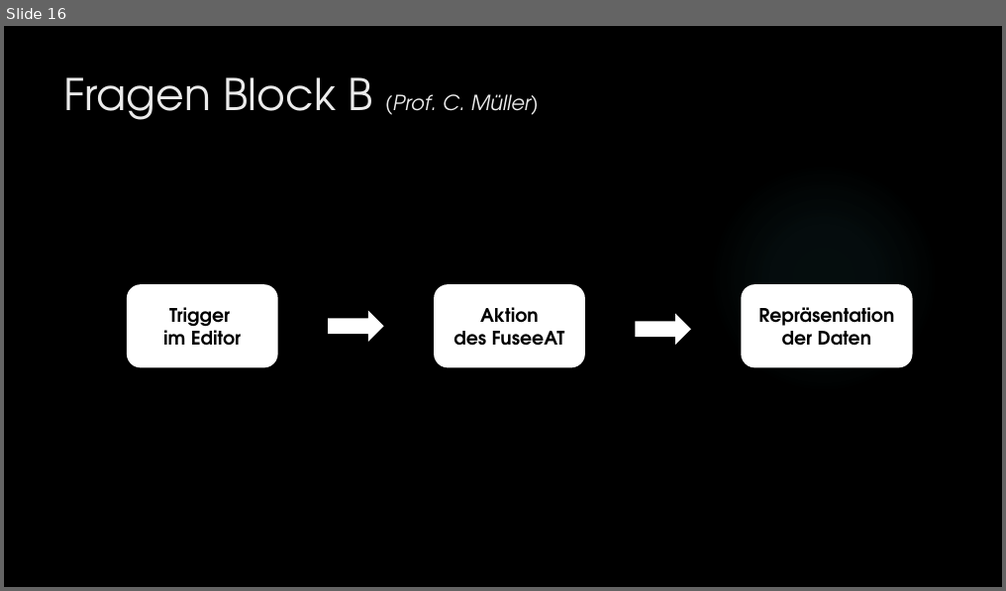
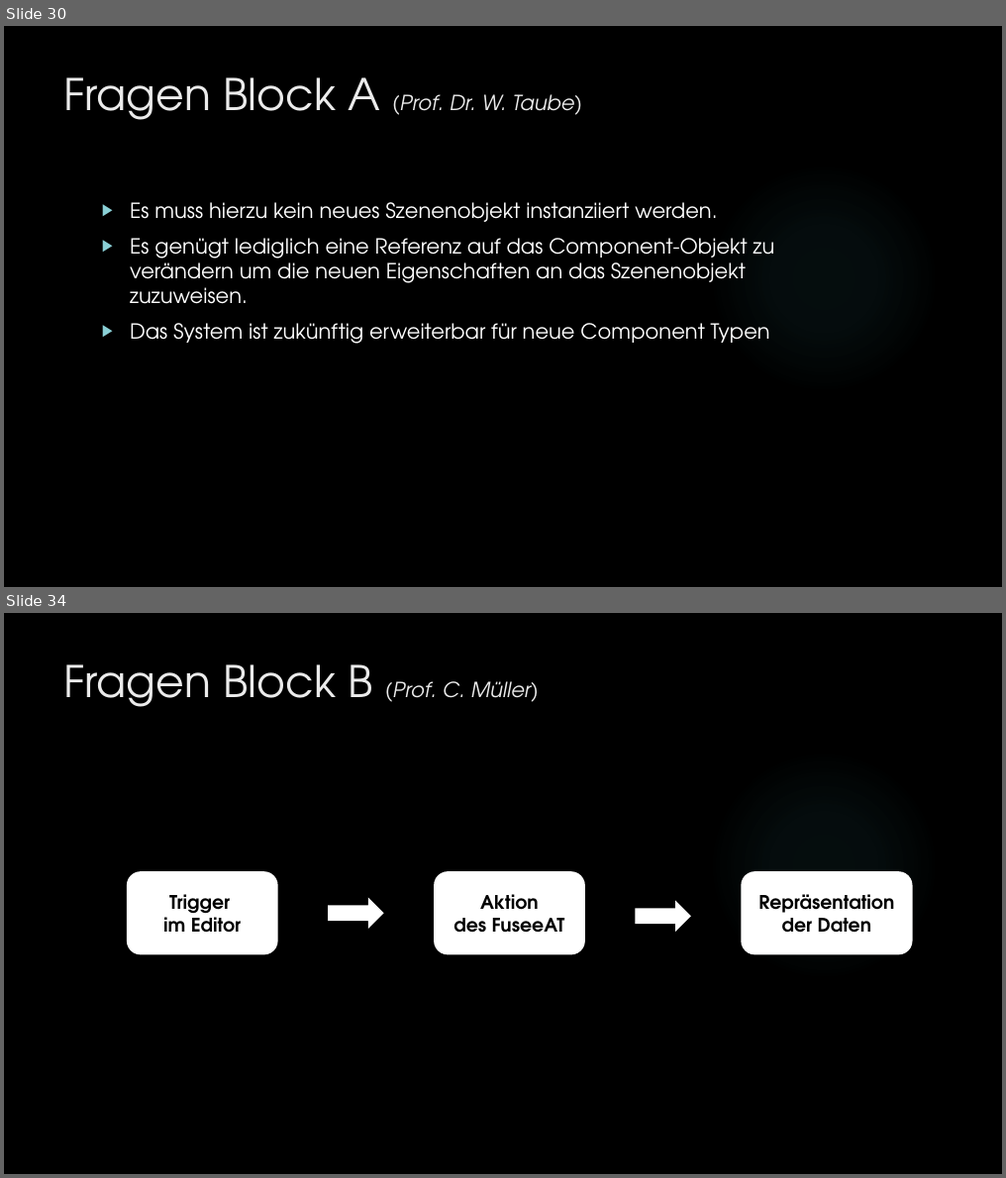
Before and after one commit to dNovel/MasterThesisWS1415, a slide deck: Disputation/Praesentation_DominikSteffen.pptx. Shown one above the other, each under a label of ours: slide 16 before the commit, slides 30 and 34 after it; the slides between them are not shown. The pictures are 1006x591 and 1006x1178 pixels, drawn with LibreOffice and Linux fonts; fonts in the diff are those of the drawing; background and template pictures are left out. Boxes give left, top, right and bottom in pixels: in the first picture for what was removed or moved away, otherwise in the second. Text is boxed around its words. In the diff, an @@ line names an element or a change of style, - is before the commit and + after.

Commit message:
Fragen von Prof. Taube eingebaut.
Fragen eingefügt. Nächster Schritt: Clean Up und Fehler beseitigen.

```diff
--- a/Disputation/Praesentation_DominikSteffen.pptx
+++ b/Disputation/Praesentation_DominikSteffen.pptx
@@ slide 30 added at (4,26,1002,587), background picture (left out); not listed: 1 template element that a slide beside it also shows @@
@@ title added at (64,77,582,120), 20 pt, text #EBEBEB, italic @@
+Fragen Block A (Prof. Dr. W. Taube)
@@ text added at (130,202,775,344), 20 pt, text #FFFFFF @@
+▶ Es muss hierzu kein neues Szenenobjekt instanziiert werden.
+▶ Es genügt lediglich eine Referenz auf das Component-Objekt zu verändern um die neuen Eigenschaften an das Szenenobjekt zuzuweisen.
+▶ Das System ist zukünftig erweiterbar für neue Component Typen
@@ what was slide 16 is now slide 34 @@
```
Also in this commit, not shown: 4 slides changed, 17 other slides added.
